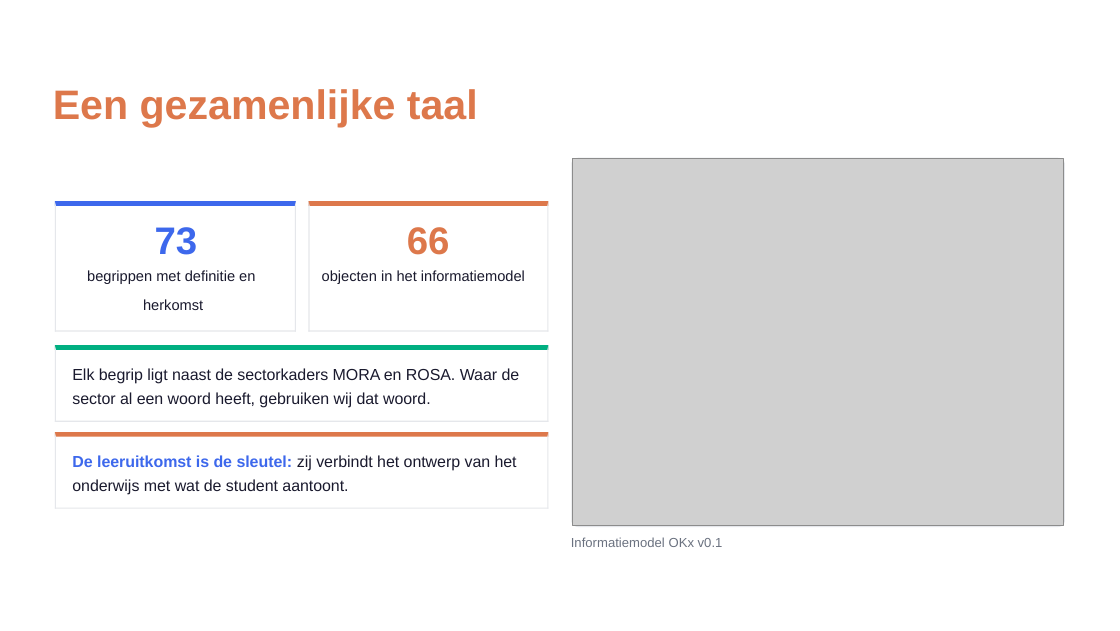
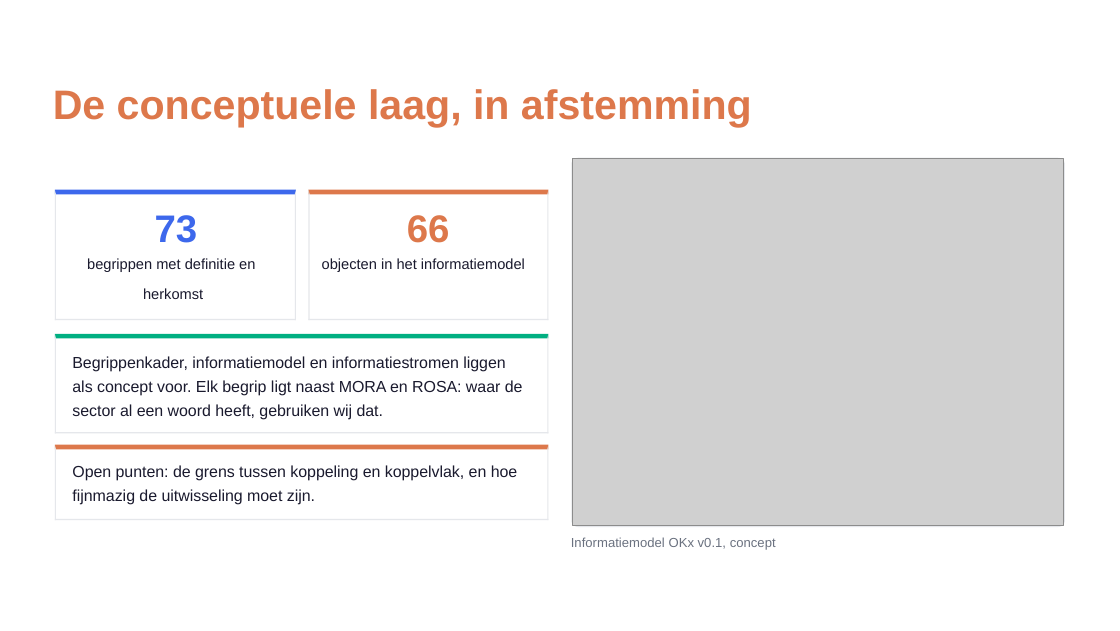
Before and after one commit to Npuls-OKx/meta, a slide deck: slide 4 of presentaties/export/260929_werkgroep_okx_voortgang/260929_werkgroep_okx_voortgang.pptx. Drawn at 1120x631 pixels with LibreOffice and Linux fonts; fonts in the diff are those of the drawing; grey boxes stand for pictures; background and template pictures are left out. Boxes give left, top, right and bottom in pixels: in the first picture for what was removed or moved away, otherwise in the second. Text is boxed around its words. In the diff, an @@ line names an element or a change of style, - is before the commit and + after.

```diff
--- a/presentaties/export/260929_werkgroep_okx_voortgang/260929_werkgroep_okx_voortgang.pptx
+++ b/presentaties/export/260929_werkgroep_okx_voortgang/260929_werkgroep_okx_voortgang.pptx
@@ text removed at bbox=[53, 89, 478, 127] @@
-Een gezamenlijke taal
@@ text added at bbox=[53, 89, 752, 127], 27 pt, text #DD784B, bold @@
+De conceptuele laag, in afstemming
@@ 10 freeform shapes, 3 texts: place and size @@
-10 freeform shapes, 3 texts at bbox=[55, 201, 548, 331]
+10 freeform shapes, 3 texts at bbox=[55, 190, 548, 320]
@@ 2 texts, 1 freeform shape: place and size @@
-2 texts, 1 freeform shape at bbox=[55, 270, 548, 350]
+2 texts, 1 freeform shape at bbox=[55, 258, 548, 338]
@@ freeform shape: place and size @@
-freeform shape at bbox=[55, 346, 548, 422]
+freeform shape at bbox=[55, 333, 548, 433]
@@ freeform shape: place and size @@
-freeform shape at bbox=[55, 346, 56, 422]
+freeform shape at bbox=[55, 333, 56, 433]
@@ text added at bbox=[72, 356, 505, 372], 10.5 pt, text #1A1A2E @@
+Begrippenkader, informatiemodel en informatiestromen liggen
@@ freeform shape: place and size @@
-freeform shape at bbox=[547, 346, 548, 422]
+freeform shape at bbox=[547, 333, 548, 433]
@@ text at bbox=[72, 380, 523, 396]: text changed @@
-Elk begrip ligt naast de sectorkaders MORA en ROSA. Waar de
+als concept voor. Elk begrip ligt naast MORA en ROSA: waar de
@@ text at bbox=[72, 404, 383, 420]: text changed @@
-sector al een woord heeft, gebruiken wij dat woord.
+sector al een woord heeft, gebruiken wij dat.
@@ 6 freeform shapes: place and size @@
-6 freeform shapes at bbox=[55, 420, 548, 509]
+6 freeform shapes at bbox=[55, 432, 548, 520]
@@ text removed at bbox=[72, 455, 517, 471] @@
-De leeruitkomst is de sleutel: zij verbindt het ontwerp van het
@@ text removed at bbox=[72, 479, 348, 495] @@
-onderwijs met wat de student aantoont.
@@ text added at bbox=[72, 465, 518, 481], 10.5 pt, text #1A1A2E @@
+Open punten: de grens tussen koppeling en koppelvlak, en hoe
@@ text added at bbox=[72, 489, 315, 505], 10.5 pt, text #1A1A2E @@
+ﬁjnmazig de uitwisseling moet zijn.
@@ text at bbox=[571, 537, 776, 550]: text changed @@
-Informatiemodel OKx v0.1
+Informatiemodel OKx v0.1, concept
```
Also in this commit, not shown: 2 other slides changed, 3 slides added, 3 slides removed, 2 other files.
